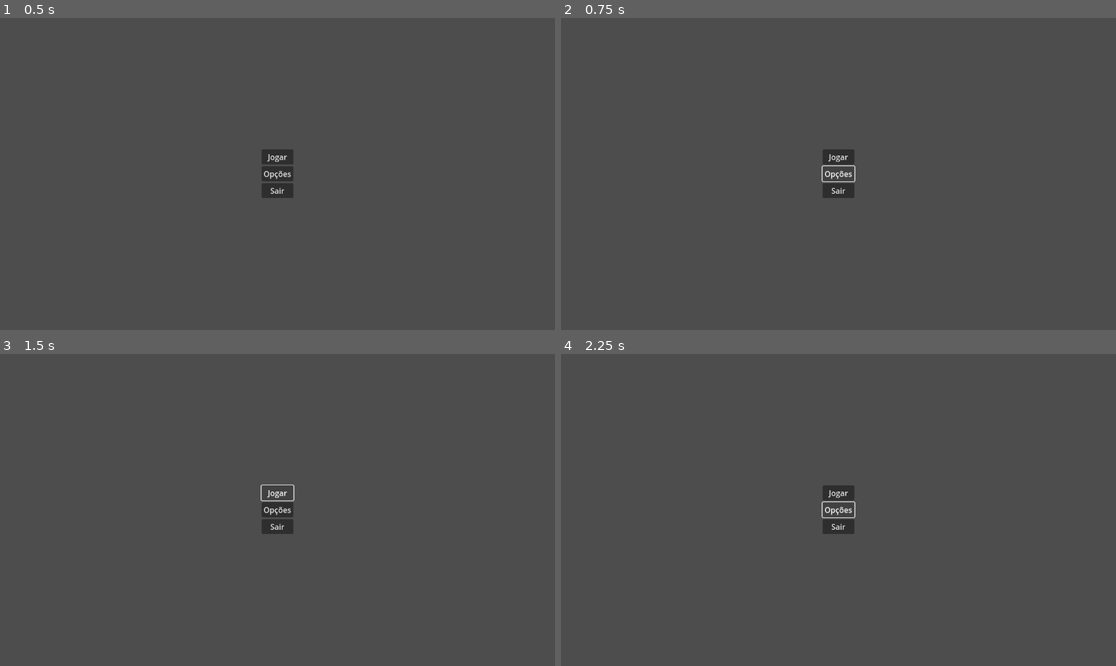
Above: before the commit, frames 1-4 (two rows, left to right).
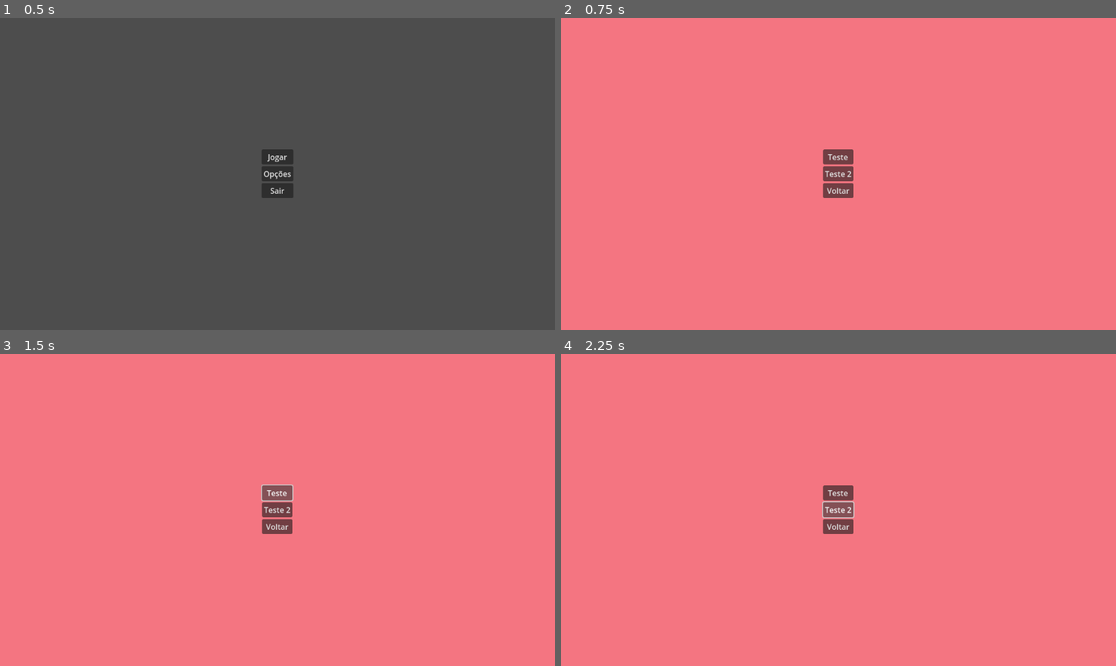
Above: after the commit, the same moments.

Repository: Sleipnir-Game-Team/GMTK_GJ_2024_Sleipnir
Game: Godot game, scene res://FrontEnd/Prefabs/Screen_MainMenu.tscn
The game is run twice, just before and just after one commit, with the same random seed, the same clock (stepped at 60 frames per second) and the same inputs.
Inputs:
- Up to frame 1 (0.5 s): no input
- Up to frame 2 (0.75 s): click "Opções" at 0.5 s
- Up to frame 3 (1.5 s): click "Jogar" (after the commit: "Teste") at 1.25 s
- Up to frame 4 (2.25 s): click "Opções" (after the commit: "Teste 2") at 2 s

Frame 1 is identical in both runs. In frame 2, 100% of the frame differs, in the area x 0-100%, y 0-100%; in frame 3, 100%; in frame 4, 100%.
Error before the commit: Attempt to call function 'instantiate' in base 'null instance' on a null instance. (res://FrontEnd/Scripts/UI_Displayer.gd:11)

Commit message:
Sistema de modificação de menus e menu de gameover prontos
Agora o sistema de menus funciona normalmente e a tela de fim de jogo funciona, ou seja, é possível iniciar o jogo e terminar ele, voltar para o menu principal, reiniciar o jogo e fechar o jogo

Diff:
--- /dev/null
+++ b/GAME/FrontEnd/Prefabs/Screen_GameOverMenu.tscn
@@ -0,0 +1,39 @@
+[gd_scene load_steps=2 format=3 uid="uid://ia1rgt3183n6"]
+
+[ext_resource type="Script" path="res://FrontEnd/Scripts/Screen_GameOverMenu.gd" id="1_uxph4"]
+
+[node name="ScreenGameOverMenu" type="Control"]
+layout_mode = 3
+anchors_preset = 15
+anchor_right = 1.0
+anchor_bottom = 1.0
+grow_horizontal = 2
+grow_vertical = 2
+script = ExtResource("1_uxph4")
+
+[node name="CenterContainer" type="CenterContainer" parent="."]
+layout_mode = 1
+anchors_preset = 15
+anchor_right = 1.0
+anchor_bottom = 1.0
+grow_horizontal = 2
+grow_vertical = 2
+
+[node name="VBoxContainer" type="VBoxContainer" parent="CenterContainer"]
+layout_mode = 2
+
+[node name="Button_Retry" type="Button" parent="CenterContainer/VBoxContainer"]
+layout_mode = 2
+text = "Tentar Novamente"
+
+[node name="Button_MainMenu" type="Button" parent="CenterContainer/VBoxContainer"]
+layout_mode = 2
+text = "Menu Principal"
+
+[node name="Button_Quit" type="Button" parent="CenterContainer/VBoxContainer"]
+layout_mode = 2
+text = "Sair"
+
+[connection signal="pressed" from="CenterContainer/VBoxContainer/Button_Retry" to="." method="_on_button_retry_pressed"]
+[connection signal="pressed" from="CenterContainer/VBoxContainer/Button_MainMenu" to="." method="_on_button_main_menu_pressed"]
+[connection signal="pressed" from="CenterContainer/VBoxContainer/Button_Quit" to="." method="_on_button_quit_pressed"]
--- a/GAME/FrontEnd/Prefabs/Screen_MainMenu.tscn
+++ b/GAME/FrontEnd/Prefabs/Screen_MainMenu.tscn
@@ -2,7 +2,7 @@
 
 [ext_resource type="Script" path="res://FrontEnd/Scripts/Screen_MainMenu.gd" id="1_6ltrc"]
 
-[node name="TelaMenuPrincipal" type="Control"]
+[node name="Screen_MainMenu" type="Control"]
 layout_mode = 3
 anchors_preset = 15
 anchor_right = 1.0
--- a/GAME/FrontEnd/Prefabs/Screen_OptionsMenu.tscn
+++ b/GAME/FrontEnd/Prefabs/Screen_OptionsMenu.tscn
@@ -1,15 +1,24 @@
 [gd_scene load_steps=2 format=3 uid="uid://cdlwld6m5xf23"]
 
-[ext_resource type="Script" path="res://FrontEnd/Scripts/Screen_MainMenu.gd" id="1_u4vj7"]
+[ext_resource type="Script" path="res://FrontEnd/Scripts/Screen_OptionsMenu.gd" id="1_y3x0v"]
 
-[node name="TelaMenuPrincipal" type="Control"]
+[node name="Screen_OptionsMenu" type="Control"]
 layout_mode = 3
 anchors_preset = 15
 anchor_right = 1.0
 anchor_bottom = 1.0
 grow_horizontal = 2
 grow_vertical = 2
-script = ExtResource("1_u4vj7")
+script = ExtResource("1_y3x0v")
+
+[node name="TextureRect" type="ColorRect" parent="."]
+layout_mode = 1
+anchors_preset = 15
+anchor_right = 1.0
+anchor_bottom = 1.0
+grow_horizontal = 2
+grow_vertical = 2
+color = Color(0.955407, 0.460423, 0.506953, 1)
 
 [node name="CenterContainer" type="CenterContainer" parent="."]
 layout_mode = 1
@@ -24,16 +33,16 @@
 
 [node name="Button_Play" type="Button" parent="CenterContainer/VBoxContainer"]
 layout_mode = 2
-text = "O"
+text = "Teste"
 
 [node name="Button_Options" type="Button" parent="CenterContainer/VBoxContainer"]
 layout_mode = 2
-text = "O One Piece"
+text = "Teste 2"
 
-[node name="Button_Quit" type="Button" parent="CenterContainer/VBoxContainer"]
+[node name="Button_Back" type="Button" parent="CenterContainer/VBoxContainer"]
 layout_mode = 2
-text = "É REALLLLL!"
+text = "Voltar"
 
 [connection signal="pressed" from="CenterContainer/VBoxContainer/Button_Play" to="." method="_on_button_play_pressed"]
 [connection signal="pressed" from="CenterContainer/VBoxContainer/Button_Options" to="." method="_on_button_options_pressed"]
-[connection signal="pressed" from="CenterContainer/VBoxContainer/Button_Quit" to="." method="_on_button_quit_pressed"]
+[connection signal="pressed" from="CenterContainer/VBoxContainer/Button_Back" to="." method="_on_button_back_pressed"]
--- /dev/null
+++ b/GAME/FrontEnd/Scripts/Screen_GameOverMenu.gd
@@ -0,0 +1,13 @@
+extends Control
+
+
+func _on_button_retry_pressed():
+	UI_Controller.manageScreen("res://Levels/test.tscn", get_tree().root, "change")
+
+
+func _on_button_main_menu_pressed():
+	UI_Controller.manageScreen("res://FrontEnd/Prefabs/Screen_MainMenu.tscn", get_tree().root, "change")
+
+
+func _on_button_quit_pressed():
+	get_tree().quit()
--- a/GAME/FrontEnd/Scripts/Screen_MainMenu.gd
+++ b/GAME/FrontEnd/Scripts/Screen_MainMenu.gd
@@ -8,7 +8,7 @@
 
 
 func _on_button_options_pressed():
-	UI_Controller.manageScreen("", get_tree().root.get_child(-1), "open")
+	UI_Controller.manageScreen("res://FrontEnd/Prefabs/Screen_OptionsMenu.tscn", get_tree().root, "open")
 
 
 func _on_button_quit_pressed():
--- /dev/null
+++ b/GAME/FrontEnd/Scripts/Screen_OptionsMenu.gd
@@ -0,0 +1,14 @@
+extends Control
+
+
+func _on_button_play_pressed():
+	pass # Replace with function body.
+
+
+func _on_button_options_pressed():
+	pass
+	#UI_Controller.manageScreen("res://FrontEnd/Prefabs/Screen_OptionsMenu.tscn", get_tree().root, "open")
+
+
+func _on_button_back_pressed():
+	UI_Controller.manageScreen(null, null, "free")
--- a/GAME/FrontEnd/Scripts/UI_Controller.gd
+++ b/GAME/FrontEnd/Scripts/UI_Controller.gd
@@ -1,8 +1,13 @@
 extends Node
 
+func _process(delta):
+	if Input.is_action_just_pressed("Game_Over"):
+		gameOver()
 
 func manageScreen(screen_path, parent, action):
-	var newScreen = UI_Displayer.displayScreen(screen_path)
+	var newScreen
+	if screen_path != null:
+		newScreen = UI_Displayer.displayScreen(screen_path)
 	match action:
 		"open":
 			UI_Displayer.openScreen(newScreen, parent)
@@ -11,3 +16,8 @@
 			UI_Displayer.openScreen(newScreen, parent)
 		"free":
 			UI_Displayer.freeScreen()
+
+
+func gameOver():
+	#pause()
+	manageScreen("res://FrontEnd/Prefabs/Screen_GameOverMenu.tscn", get_tree().root, "change")
--- a/GAME/FrontEnd/Scripts/UI_Displayer.gd
+++ b/GAME/FrontEnd/Scripts/UI_Displayer.gd
@@ -3,12 +3,13 @@
 var oldScreen
 
 func displayScreen(screen):
-	return load(screen)
+	screen = load(screen)
+	return screen
 
 
 func openScreen(screen, parent):
+	screen = screen.instantiate()
 	oldScreen = screen
-	screen = screen.instantiate()
 	parent.add_child(screen)
 
 
--- a/GAME/project.godot
+++ b/GAME/project.godot
@@ -29,6 +29,11 @@
 "events": [Object(InputEventKey,"resource_local_to_scene":false,"resource_name":"","device":-1,"window_id":0,"alt_press …(192 unchanged characters)…
 ]
 }
+Game_Over={
+"deadzone": 0.5,
+"events": [Object(InputEventKey,"resource_local_to_scene":false,"resource_name":"","device":0,"window_id":0,"alt_pressed":false,"shift_pressed":false,"ctrl_pressed":false,"meta_pressed":false,"pressed":false,"keycode":0,"physical_keycode":79,"key_label":0,"unicode":0,"location":0,"echo":false,"script":null)
+]
+}
 
 [layer_names]
 
